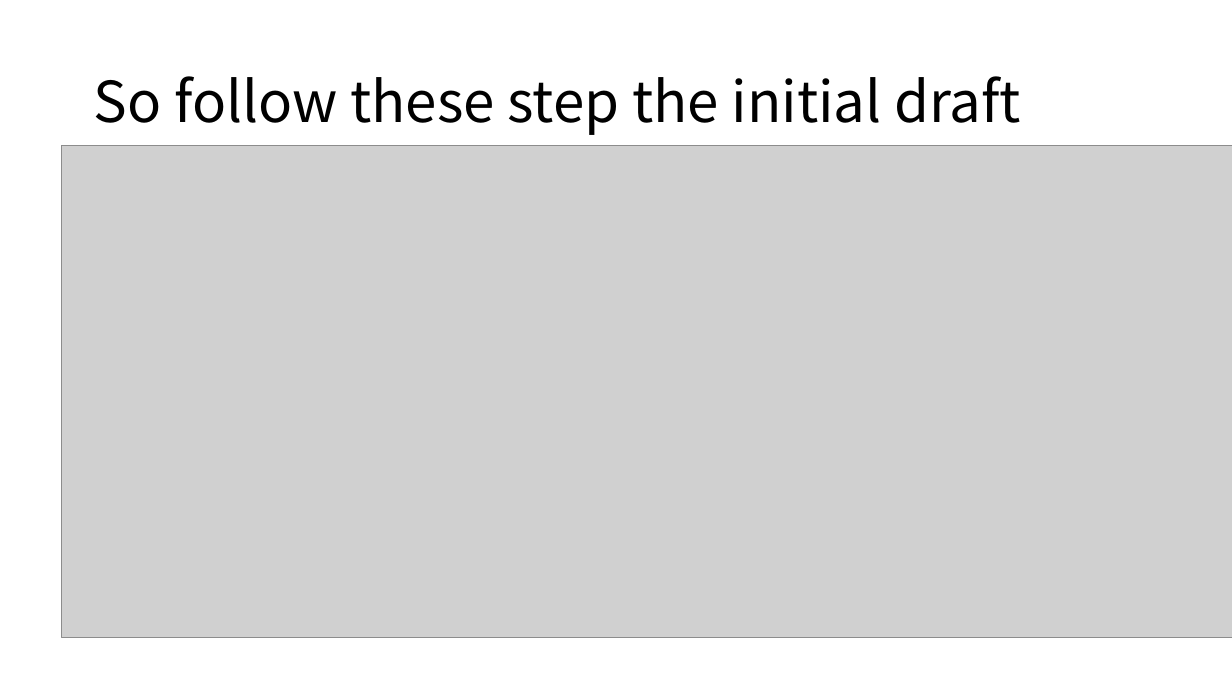
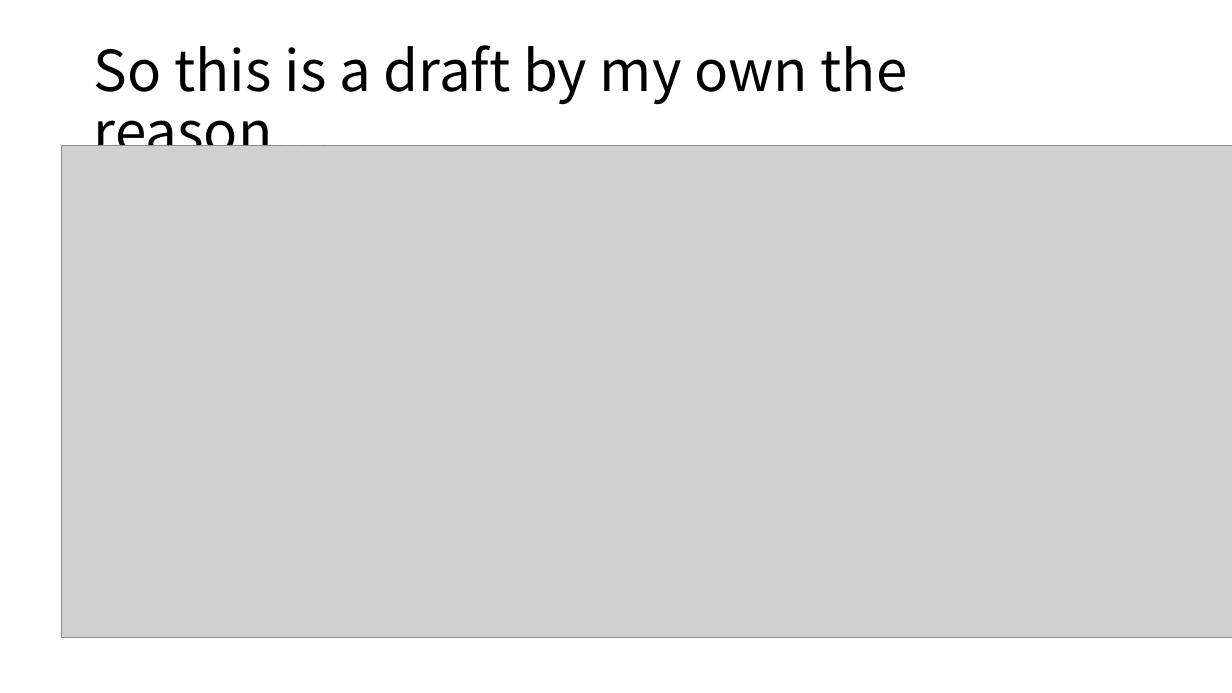
Before and after one commit to zicheng-pan/python-requestforlagou, a slide deck: slide 11 of New Microsoft PowerPoint 演示文稿.pptx. Drawn at 1232x693 pixels with LibreOffice and Linux fonts; fonts in the diff are those of the drawing; grey boxes stand for pictures. Boxes give left, top, right and bottom in pixels: in the first picture for what was removed or moved away, otherwise in the second. Text is boxed around its words. In the diff, an @@ line names an element or a change of style, - is before the commit and + after.

```diff
--- a/New Microsoft PowerPoint 演示文稿.pptx
+++ b/New Microsoft PowerPoint 演示文稿.pptx
@@ title at (x1=94, y1=45, x2=908, y2=167): text changed @@
-So follow these step the initial draft
+So this is a draft by my own the reason…
```
Also in this commit, not shown: 2 other slides changed, 1 slide added.
